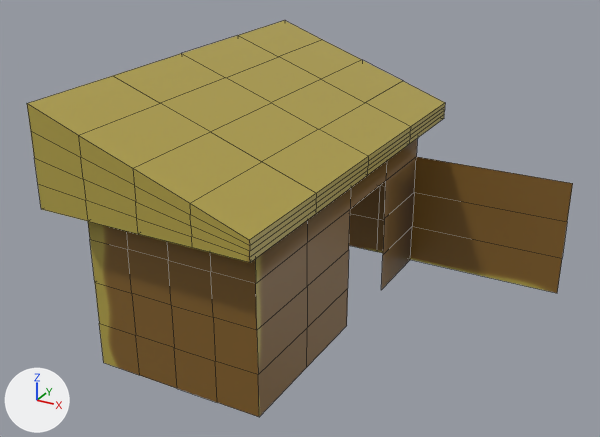
A saved change to the FBX model city-sim/Assets/Models/Lumber-Mill.fbx.
One viewpoint serves both versions: a 50 mm lens placed at (4.63, -7.75, 5.13), pointed at (0.51, -0.27, 1.39). The lights are fixed; the arrows at lower left show +X, +Y and +Z. Mesh edges are drawn as thin lines.
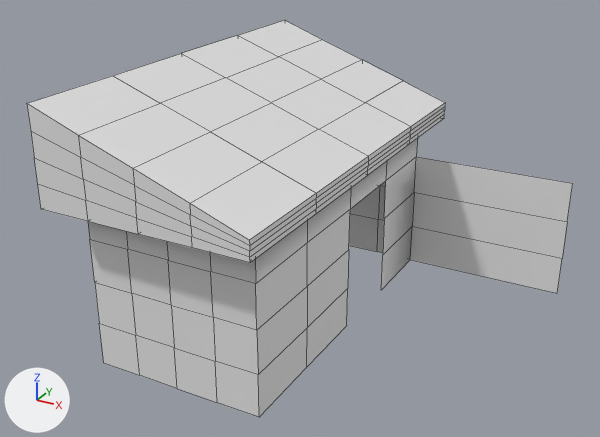
The edits, one by one:
me_cube_002 has 173 vertices, 161 faces and spans x -1.2..3.0, y -2.4..2.4, z 0.0..3.01.
me_cube_002 no longer uses material mat_material_003 (picture img_lumber_mill_png).

Changed parts and their boxes [x1, y1, x2, y2] in the pictures (600 x 437 px):
'Cube', recoloured (yellow to white): [27, 20, 573, 417] in both
